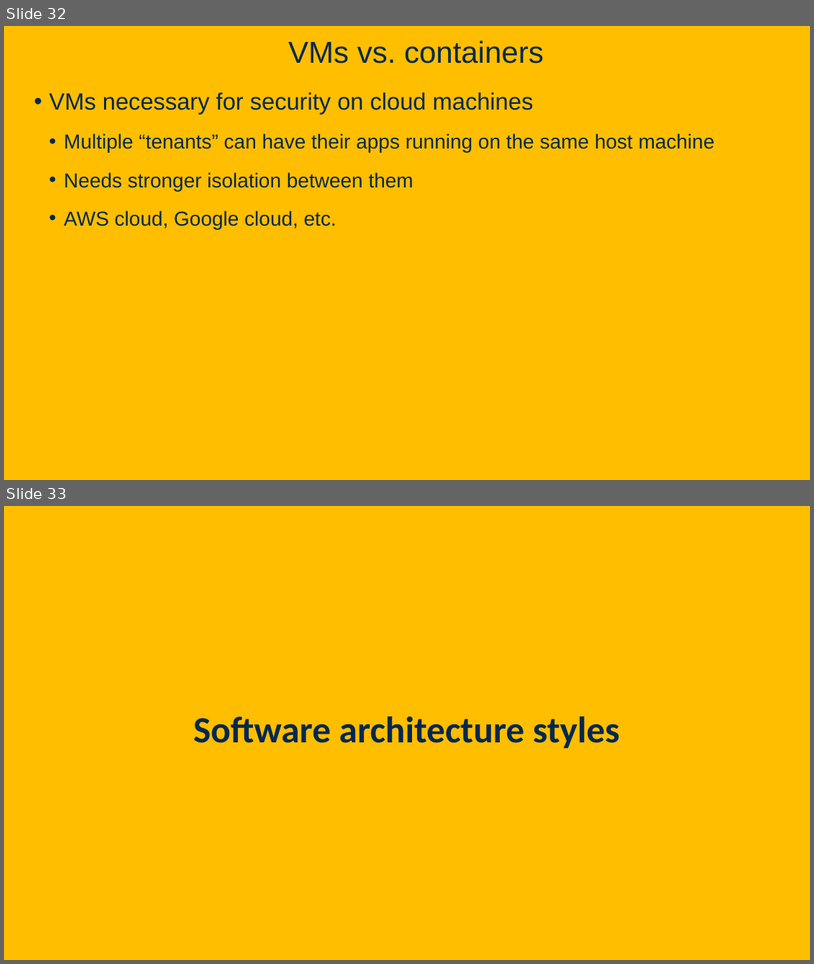
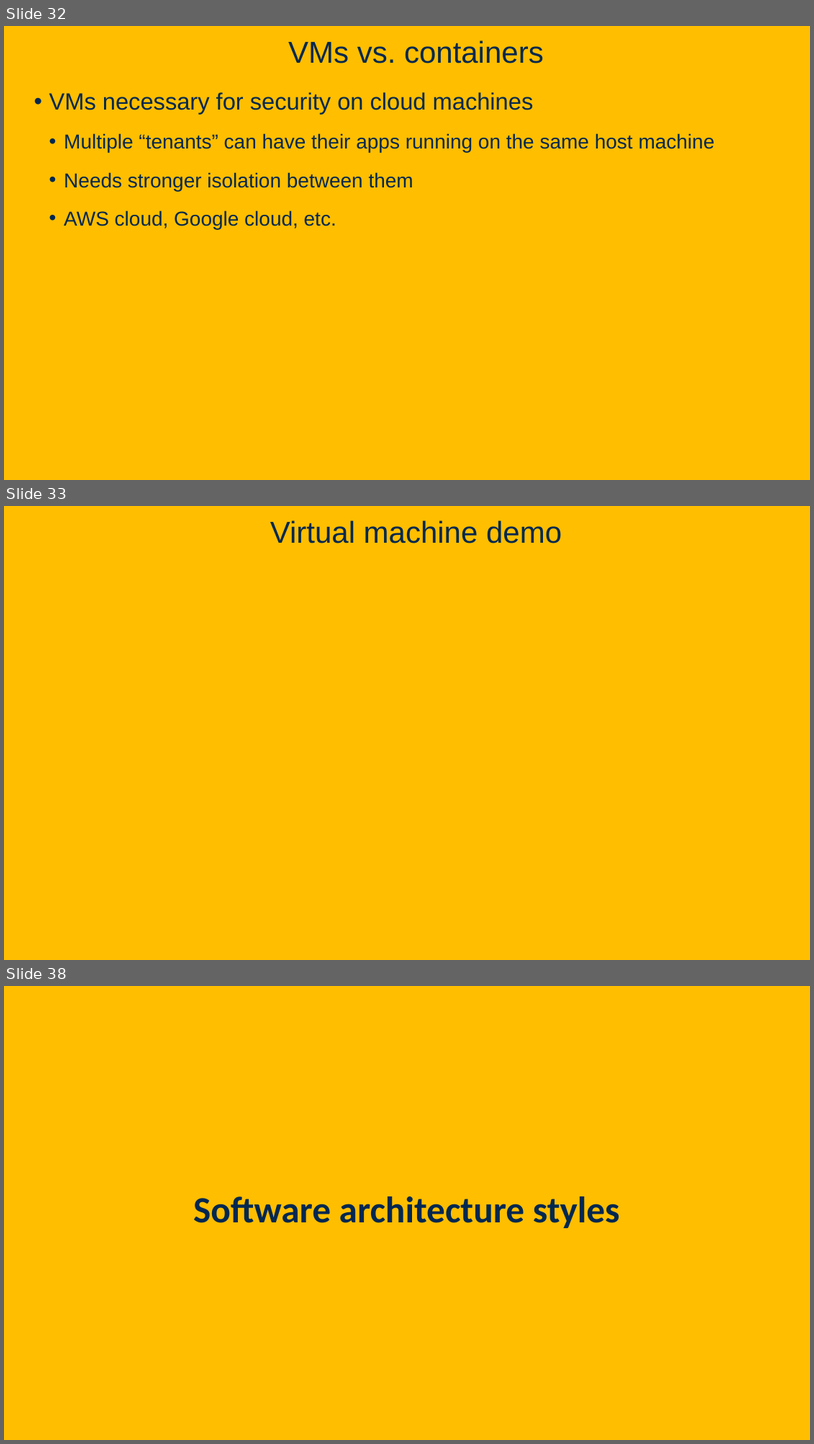
Before and after one commit to davsec-teaching/ecs160-f25, a slide deck: slides/6_software_architecture.pptx. Shown one above the other, each under a label of ours: slides 32 and 33 before the commit, slides 32, 33 and 38 after it; the slides between them are not shown. The pictures are 814x964 and 814x1444 pixels, drawn with LibreOffice and Linux fonts; fonts in the diff are those of the drawing; background and template pictures are left out. Boxes give left, top, right and bottom in pixels: in the first picture for what was removed or moved away, otherwise in the second. Text is boxed around its words. In the diff, an @@ line names an element or a change of style, - is before the commit and + after.

```diff
--- a/slides/6_software_architecture.pptx
+++ b/slides/6_software_architecture.pptx
@@ slide 33 added at bbox=[4, 506, 810, 960], background picture (left out) @@
@@ title added at bbox=[270, 520, 562, 543], 36 pt, text #022850 @@
+Virtual machine demo
@@ what was slide 33 is now slide 38 @@
```
Also in this commit, not shown: 13 slides changed, 4 other slides added, 1 other file.
